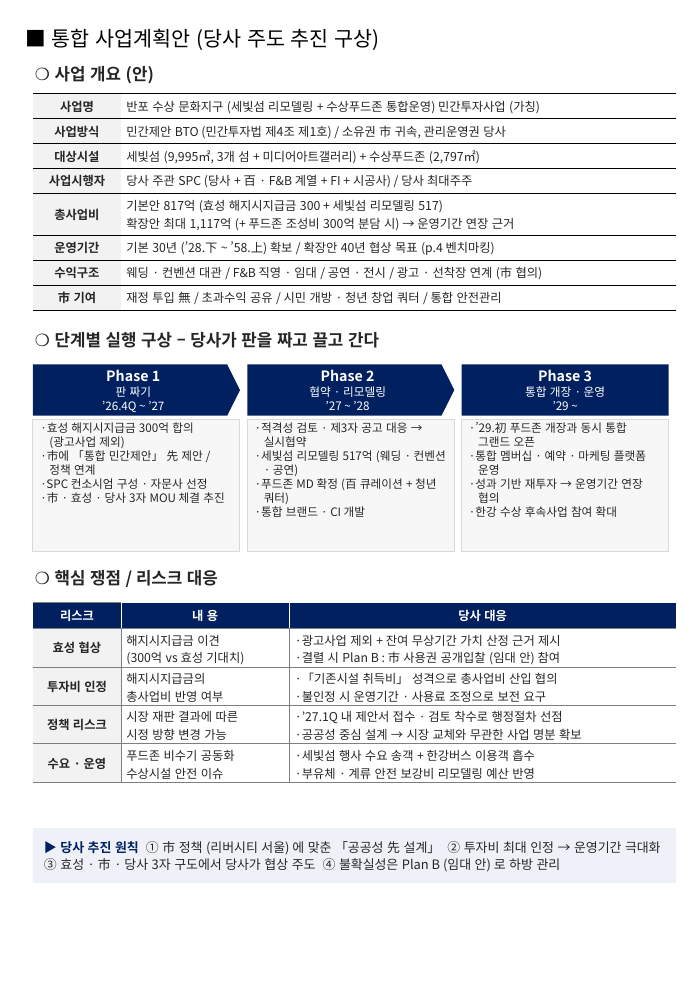
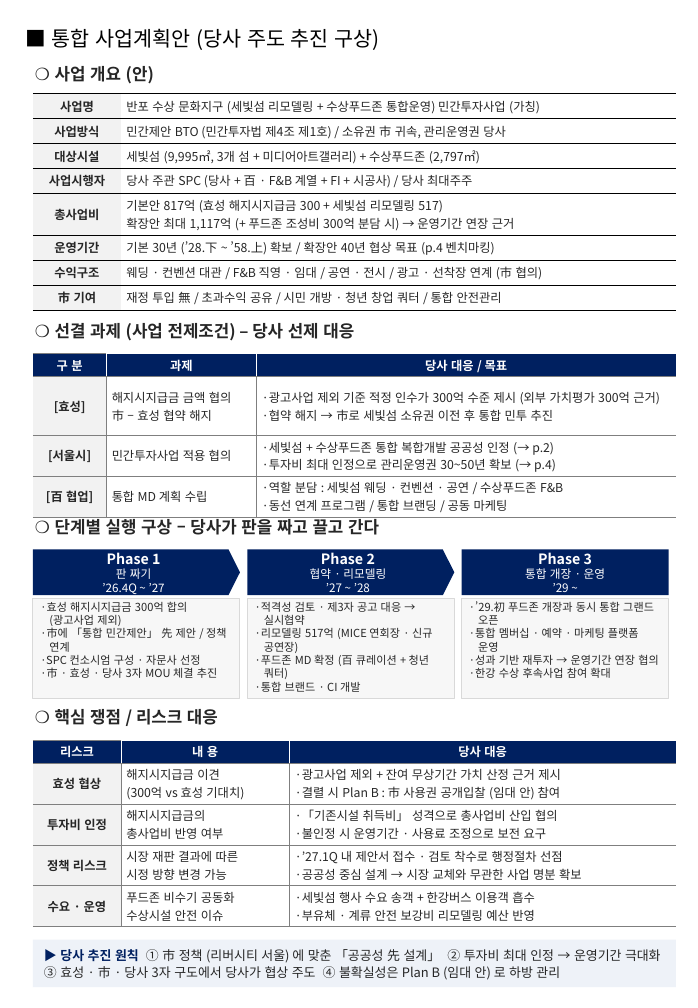
Before and after one commit to ukyung8822/test1, a slide deck: slide 3 of 세빛섬_인수변경안_보완.pptx. Drawn at 698x1008 pixels with LibreOffice and Linux fonts; fonts in the diff are those of the drawing. Boxes give left, top, right and bottom in pixels: in the first picture for what was removed or moved away, otherwise in the second. Text is boxed around its words. In the diff, an @@ line names an element or a change of style, - is before the commit and + after.

```diff
--- a/세빛섬_인수변경안_보완.pptx
+++ b/세빛섬_인수변경안_보완.pptx
@@ text added at (55,323,354,341), 13 pt, text #262626, bold @@
+❍ 선결 과제 (사업 전제조건) – 당사 선제 대응
@@ table added at (33,354,676,515), 4 rows, 3 columns @@
+구 분 | 과제 | 당사 대응 / 목표
+[효성] | 해지시지급금 금액 협의 / 市 – 효성 협약 해지 | ·광고사업 제외 기준 적정 인수가 300억 수준 제시 (외부 가치평가 300억 근거) / ·협약 해지 → 市로 세빛섬 소유권 이전 후 통합 민투 추진
+[서울시] | 민간투자사업 적용 협의 | ·세빛섬 + 수상푸드존 통합 복합개발 공공성 인정 (→ p.2) / ·투자비 최대 인정으로 관리운영권 30~50년 확보 (→ p.4)
+[百 협업] | 통합 MD 계획 수립 | ·역할 분담 : 세빛섬 웨딩 · 컨벤션 · 공연 / 수상푸드존 F&B / ·동선 연계 프로그램 / 통합 브랜딩 / 공동 마케팅
@@ text "❍ 단계별 실행 구상 – ...": place and size @@
-text "❍ 단계별 실행 구상 – ..." at (55,332,379,348)
+text "❍ 단계별 실행 구상 – ..." at (55,516,379,535)
@@ pentagon arrow "Phase 1": place and size @@
-pentagon arrow "Phase 1" at (33,365,239,416)
+pentagon arrow "Phase 1" at (33,550,239,596)
@@ pentagon arrow "Phase 2": place and size @@
-pentagon arrow "Phase 2" at (248,365,454,416)
+pentagon arrow "Phase 2" at (248,550,454,596)
@@ rectangle "Phase 3": place and size @@
-rectangle "Phase 3" at (462,365,668,416)
+rectangle "Phase 3" at (462,550,668,596)
@@ rectangle "·효성 해지시지급금 300억 합의 (광고사업 ...": place and size @@
-rectangle "·효성 해지시지급금 300억 합의 (광고사업 ..." at (33,420,239,552)
+rectangle "·효성 해지시지급금 300억 합의 (광고사업 ..." at (33,598,239,699)
@@ rectangle "·효성 해지시지급금 300억 합의 (광고사업 ..." at (33,598,239,699): size 9 to 8.6 pt @@
@@ rectangle "·적격성 검토 · 제3자 공고 ...": place and size @@
-rectangle "·적격성 검토 · 제3자 공고 ..." at (248,420,454,552)
+rectangle "·적격성 검토 · 제3자 공고 ..." at (248,598,454,699)
@@ rectangle "·’29.初 푸드존 개장과 동시 통합 ..." at (462,598,668,699): size 9 to 8.6 pt @@
@@ rectangle "·’29.初 푸드존 개장과 동시 통합 ...": place and size @@
-rectangle "·’29.初 푸드존 개장과 동시 통합 ..." at (462,420,668,552)
+rectangle "·’29.初 푸드존 개장과 동시 통합 ..." at (462,598,668,699)
@@ text in rectangle at (255,628,432,653): text changed; size 9 to 8.6 pt @@
-·세빛섬 리모델링 517억 (웨딩 · 컨벤션 · 공연)
+·리모델링 517억 (MICE 연회장 · 신규 공연장)
@@ text in rectangle at (255,602,429,692): size 9 to 8.6 pt in "·적격성 검토 · 제3자 공고 대응 → ...", "·푸드존 MD 확정 (百 큐레이션 + 청년 ...", "·통합 브랜드 · CI 개발" @@
@@ text "❍ 핵심 쟁점 / 리스크 ...": place and size @@
-text "❍ 핵심 쟁점 / 리스크 ..." at (55,570,218,586)
+text "❍ 핵심 쟁점 / 리스크 ..." at (55,709,218,725)
@@ table: place and size @@
-table at (33,603,675,783)
+table at (33,740,675,925)
@@ rectangle "▶ 당사 추진 원칙 ① ...": place and size @@
-rectangle "▶ 당사 추진 원칙 ① ..." at (33,828,676,883)
+rectangle "▶ 당사 추진 원칙 ① ..." at (33,940,676,987)
```
Also in this commit, not shown: 3 other slides changed.
